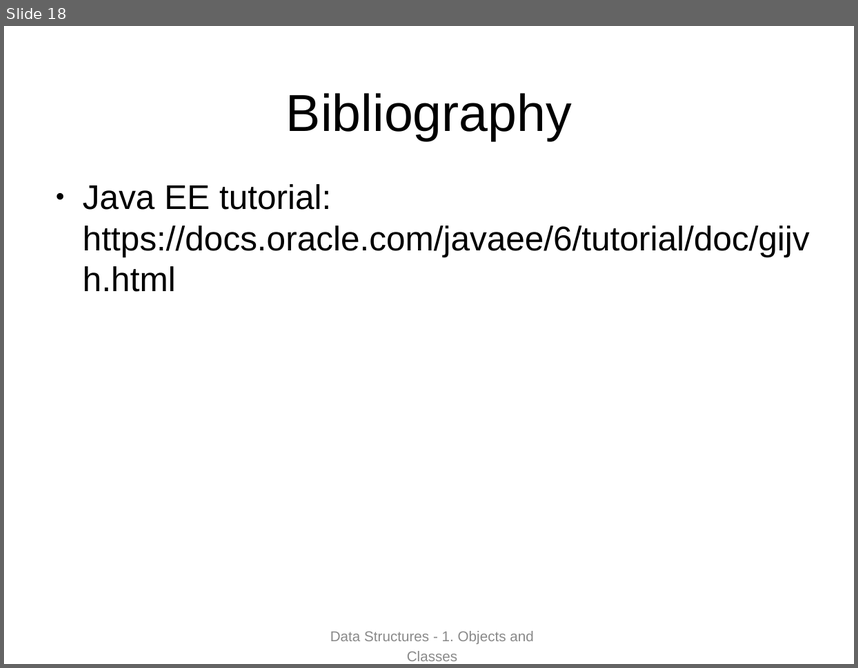
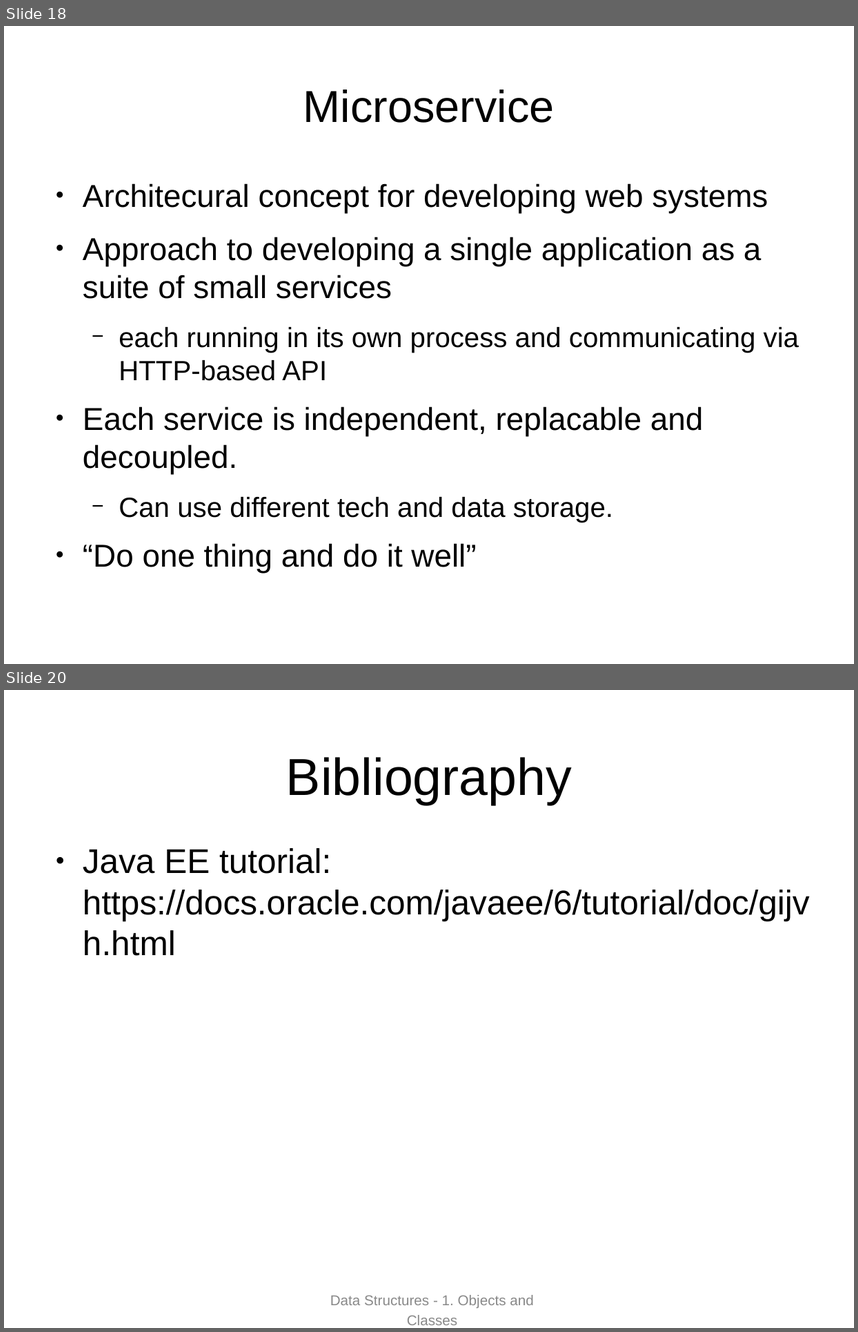
Before and after one commit to wit-computing/web-services-2016, a slide deck: topic01/talk-1/web-services-intro.odp. Shown one above the other, each under a label of ours: slide 18 before the commit, slides 18 and 20 after it; the slides between them are not shown. The pictures are 858x668 and 858x1332 pixels, drawn with LibreOffice and Linux fonts; fonts in the diff are those of the drawing. Boxes give left, top, right and bottom in pixels: in the first picture for what was removed or moved away, otherwise in the second. Text is boxed around its words. In the diff, an @@ line names an element or a change of style, - is before the commit and + after.

```diff
--- a/topic01/talk-1/web-services-intro.odp
+++ b/topic01/talk-1/web-services-intro.odp
@@ slide 18 added at <box>4,26,854,664</box>, background #FFFFFF @@
@@ title added at <box>303,89,555,123</box>, 42.1 pt, text #000000 @@
+Microservice
@@ text added at <box>83,183,799,572</box>, 29.8 pt, text #000000 @@
+● Architecural concept for developing web systems
+● Approach to developing a single application as a suite of small services
+  − each running in its own process and communicating via HTTP-based API
+● Each service is independent, replacable and decoupled.
+  − Can use different tech and data storage.
+● “Do one thing and do it well”
@@ what was slide 18 is now slide 20 @@
```
Also in this commit, not shown: 1 slide changed, 1 other slide added, 2 other files.
